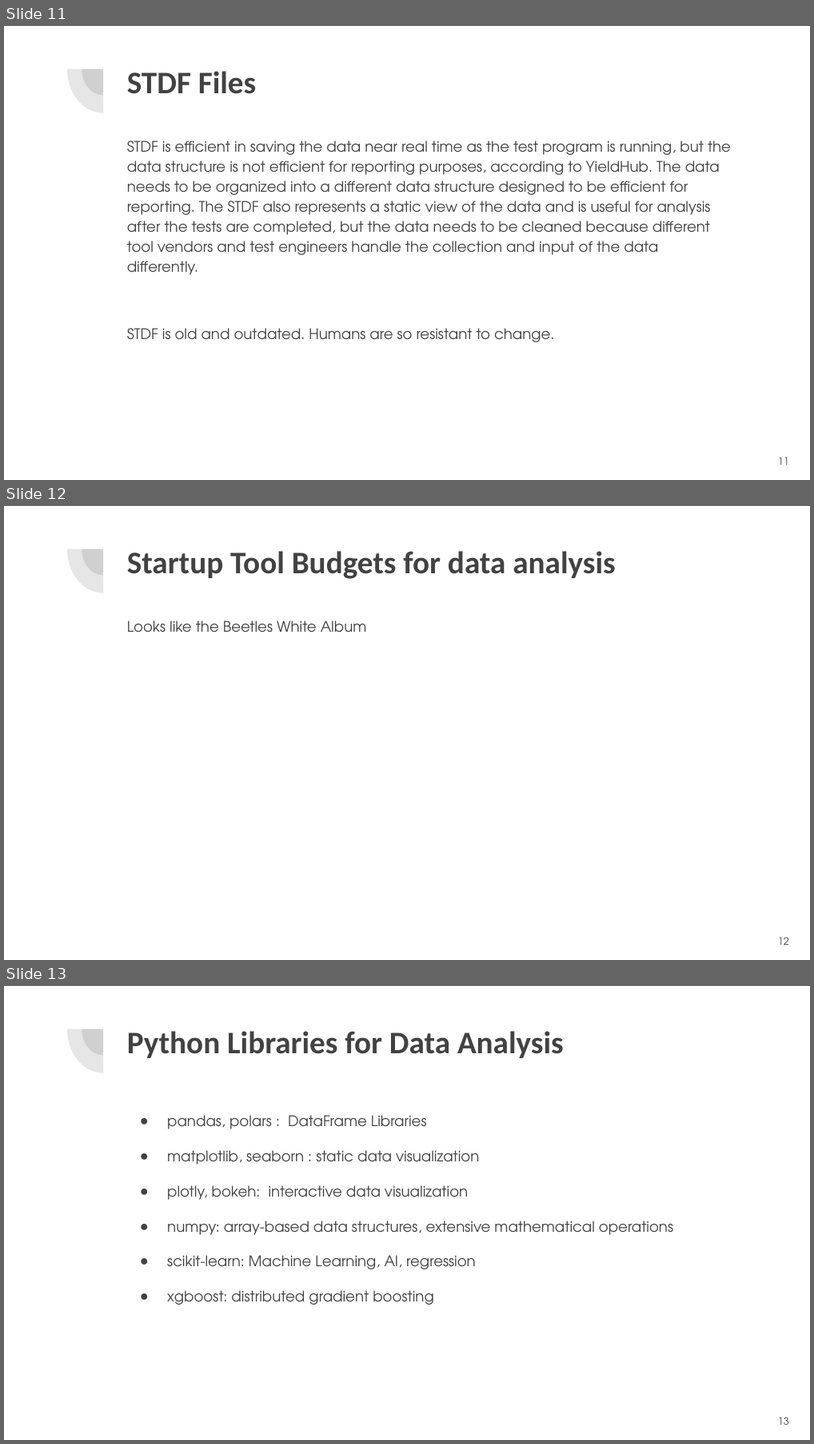
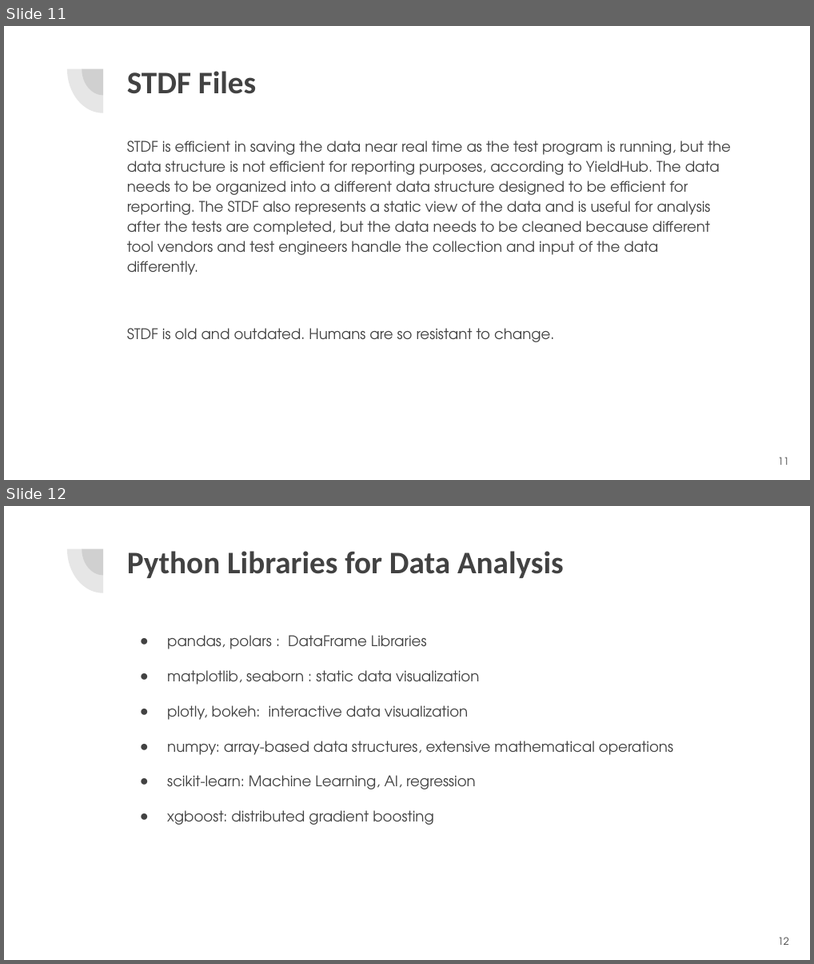
Before and after one commit to Mike-Purtell/bay_piggies_2025_June_26, a slide deck: Bay_Piggies_2025_06_26.pptx. Shown one above the other, each under a label of ours: slides 11, 12 and 13 before the commit, slides 11 and 12 after it. The pictures are 814x1444 and 814x964 pixels, drawn with LibreOffice and Linux fonts; fonts in the diff are those of the drawing. Boxes give left, top, right and bottom in pixels: in the first picture for what was removed or moved away, otherwise in the second. Text is boxed around its words. In the diff, an @@ line names an element or a change of style, - is before the commit and + after.

```diff
--- a/Bay_Piggies_2025_06_26.pptx
+++ b/Bay_Piggies_2025_06_26.pptx
@@ slide 12 removed at bbox=[4, 506, 810, 960], background #FFFFFF; not listed: 2 template elements that a slide beside it also shows @@
@@ title removed at bbox=[127, 551, 615, 579] @@
-Startup Tool Budgets for data analysis
@@ text removed at bbox=[127, 620, 367, 632] @@
-Looks like the Beetles White Album
@@ page number removed at bbox=[778, 936, 790, 944] @@
-12
@@ what was slide 13 is now slide 12 @@
@@ page number at bbox=[778, 936, 790, 944]: text changed @@
-13
+12
```
Also in this commit, not shown: 1 slide changed, 1 slide added, 13 other files.
